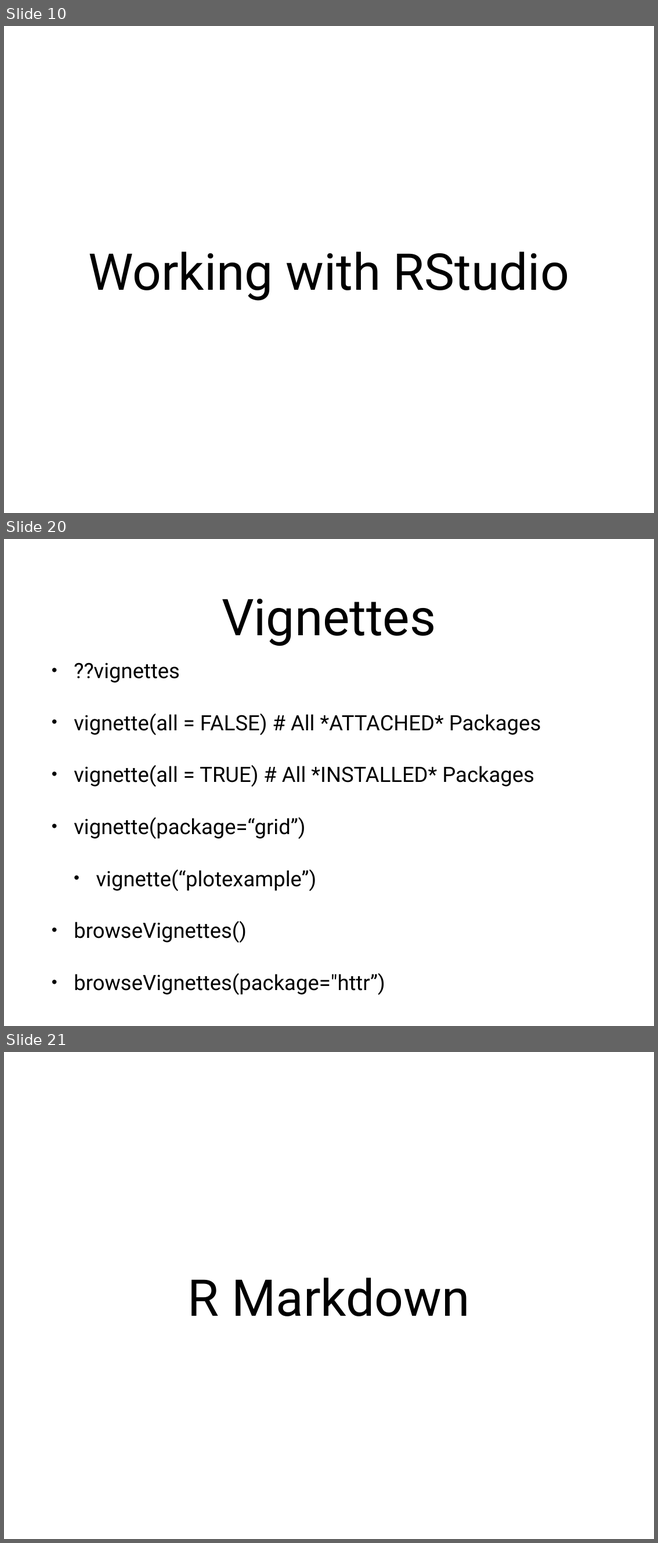
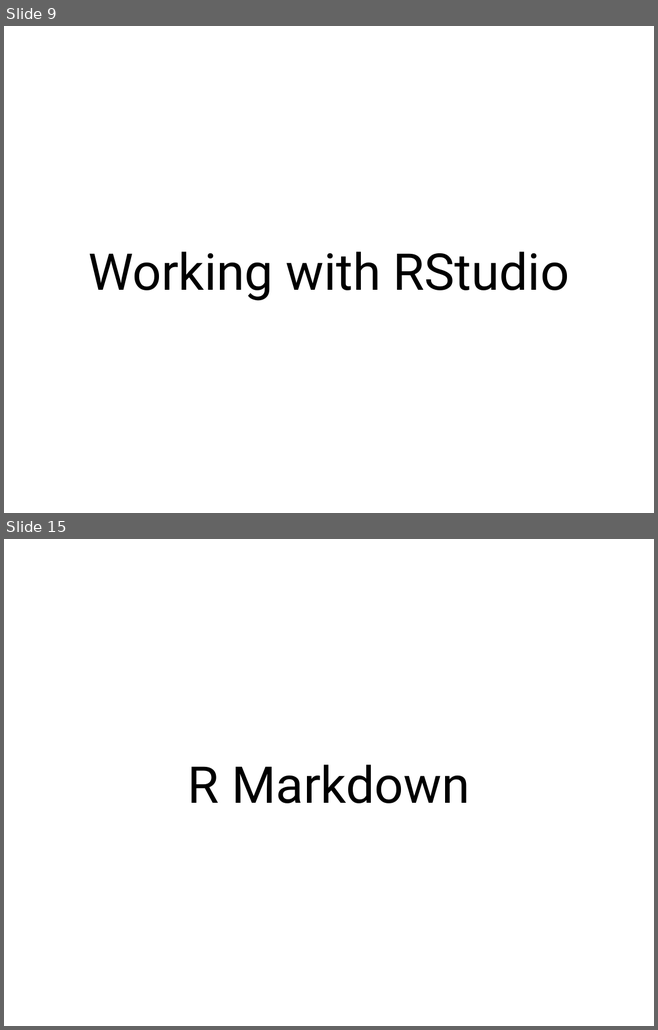
Before and after one commit to nvenkataraman1/RProgrammingWorkshop, a slide deck: sessions/w1/Week1.pptx. Shown one above the other, each under a label of ours: slides 10, 20 and 21 before the commit, slides 9 and 15 after it; the slides between them are not shown. The pictures are 658x1543 and 658x1030 pixels, drawn with LibreOffice and Linux fonts; fonts in the diff are those of the drawing. Boxes give left, top, right and bottom in pixels: in the first picture for what was removed or moved away, otherwise in the second. Text is boxed around its words. In the diff, an @@ line names an element or a change of style, - is before the commit and + after.

```diff
--- a/sessions/w1/Week1.pptx
+++ b/sessions/w1/Week1.pptx
@@ slide 20 removed at box(4, 539, 654, 1026), background #FFFFFF @@
@@ title removed at box(221, 599, 436, 646) @@
-Vignettes
@@ text removed at box(74, 663, 541, 995) @@
-• ??vignettes
-• vignette(all = FALSE) # All *ATTACHED* Packages
-• vignette(all = TRUE) # All *INSTALLED* Packages
-• vignette(package=“grid”)
-  • vignette(“plotexample”)
-• browseVignettes()
-• browseVignettes(package="httr”)
@@ what was slide 10 is now slide 9 @@
@@ what was slide 21 is now slide 15 @@
```
Also in this commit, not shown: 10 slides changed, 2 slides added, 7 other slides removed, 1 other file.
